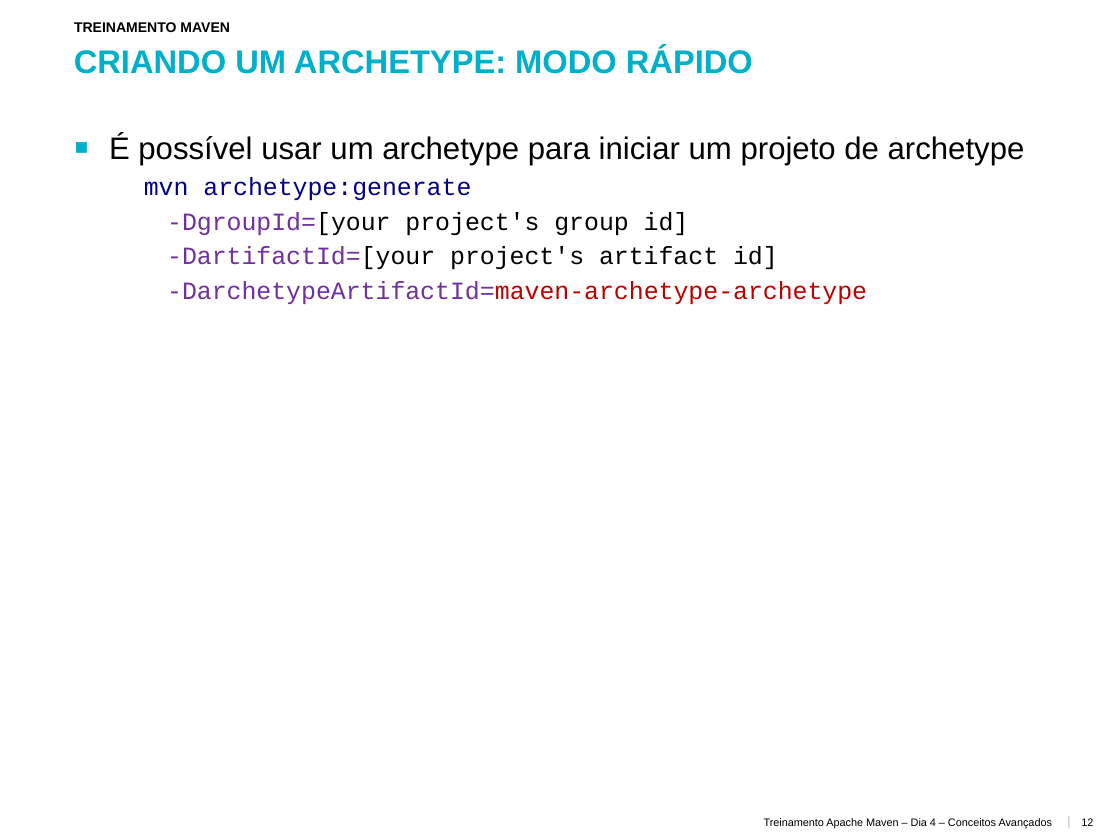
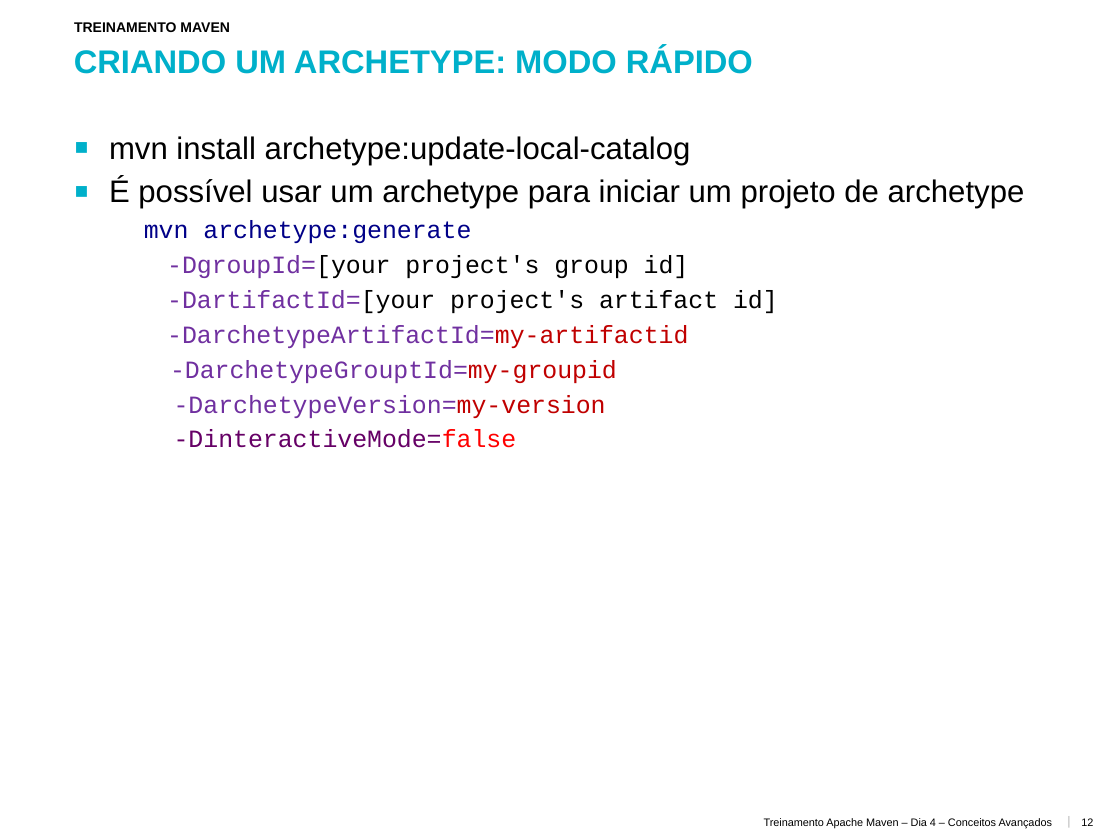
Before and after one commit to afamorim/treinamento_indra_maven, a slide deck: slide 12 of apresentacoes/TreinamentoMaven_Dia-4_ConceitosAvancados.pptx. Drawn at 1120x840 pixels with LibreOffice and Linux fonts; fonts in the diff are those of the drawing; background and template pictures are left out. Boxes give left, top, right and bottom in pixels: in the first picture for what was removed or moved away, otherwise in the second. Text is boxed around its words. In the diff, an @@ line names an element or a change of style, - is before the commit and + after.

```diff
--- a/apresentacoes/TreinamentoMaven_Dia-4_ConceitosAvancados.pptx
+++ b/apresentacoes/TreinamentoMaven_Dia-4_ConceitosAvancados.pptx
@@ text at (109,136,691,165): paragraph added @@
+▪ mvn install archetype:update-local-catalog
@@ text at (167,325,688,448): text changed; text colour #C00000 to #7030A0 @@
-  -DarchetypeArtifactId=maven-archetype-archetype
+  -DarchetypeArtifactId=my-artifactid
+  -DarchetypeGrouptId=my-groupid
+  -DarchetypeVersion=my-version
+  -DinteractiveMode=false
```
Also in this commit, not shown: 35 other files.
